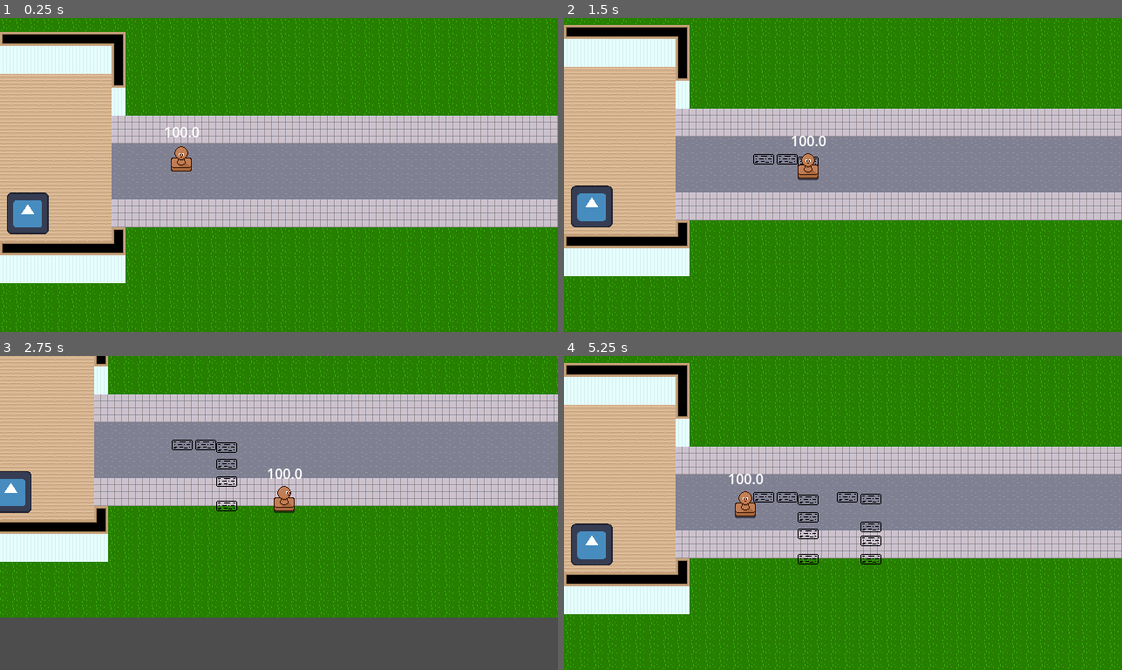
Above: before the commit, frames 1-4 (two rows, left to right).
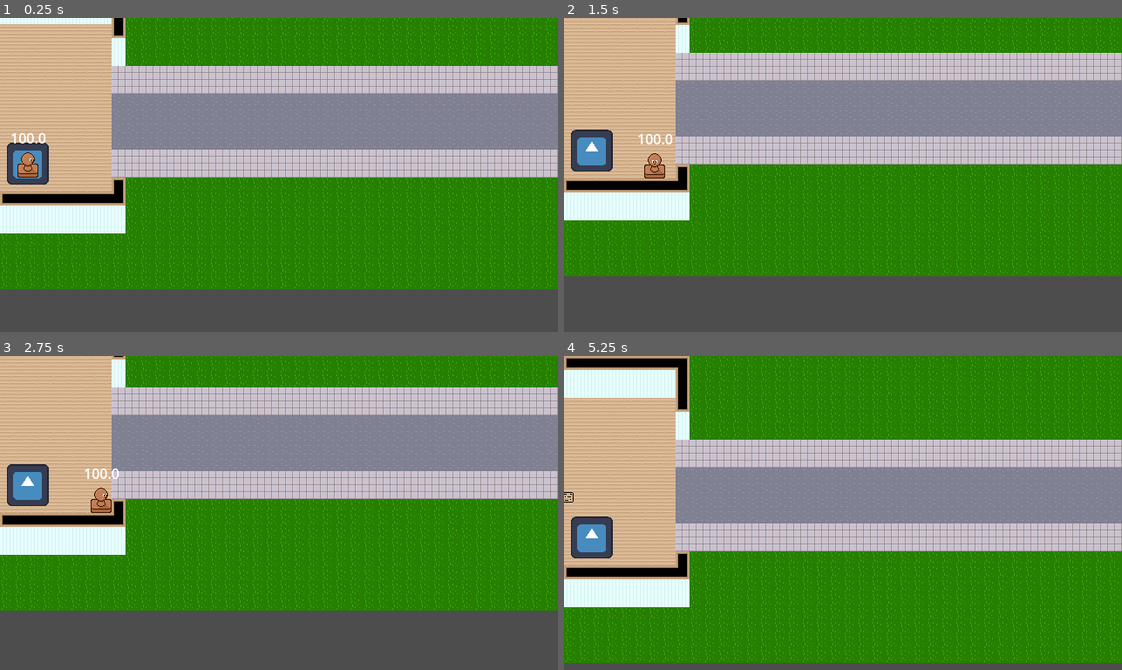
Above: after the commit, the same moments.

Repository: RecruitZer0/carimbo-delivery
Game: Godot game, scene res://main_scene.tscn
Same seed, same stepped clock (60 frames per second), same inputs: the game is played once before the commit and once after it. The engine's default icon, where the game draws it, is replaced by a stand-in: a white triangle on a blue panel in a dark square.
Inputs:
- Up to frame 1 (0.25 s): no input
- Up to frame 2 (1.5 s): hold D (move_right) 0.53-1.28 s; hold Z 0.53-1.28 s; hold S (move_down) from 1.28 s (still down); tap Z at 1.35 s
- Up to frame 3 (2.75 s): release S (move_down) at 2.03 s; hold D (move_right) from 2.03 s (still down); hold Z from 2.03 s (still down)
- Up to frame 4 (5.25 s): release D (move_right) at 2.78 s; release Z at 2.78 s; hold W (move_up) 2.78-3.53 s; tap Z at 2.85, 4.35 s; hold Z 3.53-4.28 s; hold A (move_left) 3.53-5.03 s; hold S (move_down) from 5.03 s (still down); hold Z from 5.03 s (still down)

The runs differ from the first frame. In frame 1, 69% of the frame differs, in the area x 0-100%, y 0-100%; in frame 2, 71%; in frame 3, 22%; in frame 4, 22%.
Error after the commit: Cannot call method 'get_custom_data' on a null value. (res://classes/ground_tilemap/ground_tilemap.gd:16)

Commit message:
Changed AnimatedSprite2D to Sprite2D

Diff:
--- a/main_scene.tscn
+++ b/main_scene.tscn
@@ -28,6 +28,6 @@
 position = Vector2(32, 224)
 
 [node name="Player" parent="TutorialWorld" unique_id=943591124 instance=ExtResource("1_0f027")]
-position = Vector2(208, 176)
+position = Vector2(32, 240)
 
 [node name="GameCamera" parent="TutorialWorld" unique_id=543462577 instance=ExtResource("2_2c62f")]
--- a/packed_scenes/player/player.gd
+++ b/packed_scenes/player/player.gd
@@ -1,6 +1,6 @@
 class_name Player extends CharacterBody2D
 
-@onready var sprite: AnimatedSprite2D = $Sprite
+@onready var sprite: Sprite2D = $Sprite
 @onready var collision: CollisionShape2D = $Collision
 @onready var animation_player: AnimationPlayer = $AnimationPlayer
 @onready var animation_tree: AnimationTree = $AnimationTree
@@ -9,6 +9,7 @@
 
 var should_spend_ink: bool = true
 var should_create_stamp: bool = true
+var ink_cooldown: float = 0.0
 
 @export var ink_amount: float = 100.0 :
 	set(value):
@@ -25,6 +26,7 @@
 
 
 func _physics_process(delta: float) -> void:
+	ink_cooldown = move_toward(ink_cooldown, 0, delta)
 	velocity = input.dir_input.normalized() * MOVE_SPEED * speed_multiplier
 	var collided := move_and_slide()
 	_post_move(delta, collided)
@@ -39,8 +41,9 @@
 		if should_create_stamp and ink_amount > 0:
 			create_stamp()
 			ink_amount -= stamp_cost()
-		elif sprite.frame == 1:
+		elif sprite.frame == 1 and ink_cooldown == 0:
 			ink_amount -= stamp_cost()
+			ink_cooldown = 0.4
 
 
 func create_stamp() -> Stamp:
--- a/packed_scenes/player/player.tscn
+++ b/packed_scenes/player/player.tscn
@@ -2,6 +2,7 @@
 
 [ext_resource type="Script" uid="uid://ccms67legswuh" path="res://packed_scenes/player/player.gd" id="1_ng3pv"]
 [ext_resource type="Texture2D" uid="uid://dv2f6evd2rayg" path="res://assets/textures/player/player_idle_down.png" id="2_3b6bc"]
+[ext_resource type="Texture2D" uid="uid://dyvrfl4ihge37" path="res://assets/textures/player/player_placeholder.png" id="2_cdux4"]
 [ext_resource type="Script" uid="uid://v7ylhw6uegok" path="res://packed_scenes/player/player_input.gd" id="3_3b6bc"]
 [ext_resource type="Texture2D" uid="uid://civx6dfuqmtd1" path="res://assets/textures/player/player_idle_left.png" id="3_cdux4"]
 [ext_resource type="Texture2D" uid="uid://h1obloefhcj8" path="res://assets/textures/player/player_idle_right.png" id="4_lhdfv"]
@@ -12,272 +13,172 @@
 [ext_resource type="Texture2D" uid="uid://ctowblc3iva6r" path="res://assets/textures/player/player_move_up.png" id="7_q5h7c"]
 [ext_resource type="Texture2D" uid="uid://4mcedqaq2lok" path="res://assets/textures/player/player_move_right.png" id="8_t7t0n"]
 
-[sub_resource type="AtlasTexture" id="AtlasTexture_p7g31"]
-atlas = ExtResource("2_3b6bc")
-region = Rect2(0, 0, 32, 32)
-
-[sub_resource type="AtlasTexture" id="AtlasTexture_cdux4"]
-atlas = ExtResource("2_3b6bc")
-region = Rect2(0, 32, 32, 32)
-
-[sub_resource type="AtlasTexture" id="AtlasTexture_lhdfv"]
-atlas = ExtResource("2_3b6bc")
-region = Rect2(0, 64, 32, 32)
-
-[sub_resource type="AtlasTexture" id="AtlasTexture_px8a8"]
-atlas = ExtResource("3_cdux4")
-region = Rect2(0, 0, 32, 32)
-
-[sub_resource type="AtlasTexture" id="AtlasTexture_kub6y"]
-atlas = ExtResource("3_cdux4")
-region = Rect2(0, 32, 32, 32)
-
-[sub_resource type="AtlasTexture" id="AtlasTexture_q5h7c"]
-atlas = ExtResource("3_cdux4")
-region = Rect2(0, 64, 32, 32)
-
-[sub_resource type="AtlasTexture" id="AtlasTexture_fl6r4"]
-atlas = ExtResource("4_lhdfv")
-region = Rect2(0, 0, 32, 32)
-
-[sub_resource type="AtlasTexture" id="AtlasTexture_8uxr4"]
-atlas = ExtResource("4_lhdfv")
-region = Rect2(0, 32, 32, 32)
-
-[sub_resource type="AtlasTexture" id="AtlasTexture_t7t0n"]
-atlas = ExtResource("4_lhdfv")
-region = Rect2(0, 64, 32, 32)
-
-[sub_resource type="AtlasTexture" id="AtlasTexture_b531a"]
-atlas = ExtResource("6_kub6y")
-region = Rect2(0, 0, 32, 32)
-
-[sub_resource type="AtlasTexture" id="AtlasTexture_knkdc"]
-atlas = ExtResource("6_kub6y")
-region = Rect2(0, 32, 32, 32)
-
-[sub_resource type="AtlasTexture" id="AtlasTexture_nuski"]
-atlas = ExtResource("6_kub6y")
-region = Rect2(0, 64, 32, 32)
-
-[sub_resource type="AtlasTexture" id="AtlasTexture_ifsdh"]
-atlas = ExtResource("7_8uxr4")
-region = Rect2(0, 0, 32, 32)
-
-[sub_resource type="AtlasTexture" id="AtlasTexture_d0s71"]
-atlas = ExtResource("7_8uxr4")
-region = Rect2(0, 32, 32, 32)
-
-[sub_resource type="AtlasTexture" id="AtlasTexture_kv1tn"]
-atlas = ExtResource("7_8uxr4")
-region = Rect2(0, 64, 32, 32)
-
-[sub_resource type="AtlasTexture" id="AtlasTexture_qlvvl"]
-atlas = ExtResource("8_t7t0n")
-region = Rect2(0, 0, 32, 32)
-
-[sub_resource type="AtlasTexture" id="AtlasTexture_frgcn"]
-atlas = ExtResource("8_t7t0n")
-region = Rect2(0, 32, 32, 32)
-
-[sub_resource type="AtlasTexture" id="AtlasTexture_h4q70"]
-atlas = ExtResource("8_t7t0n")
-region = Rect2(0, 64, 32, 32)
-
-[sub_resource type="AtlasTexture" id="AtlasTexture_ag5lb"]
-atlas = ExtResource("7_q5h7c")
-region = Rect2(0, 0, 32, 32)
-
-[sub_resource type="AtlasTexture" id="AtlasTexture_ncnen"]
-atlas = ExtResource("7_q5h7c")
-region = Rect2(0, 32, 32, 32)
-
-[sub_resource type="AtlasTexture" id="AtlasTexture_fod6f"]
-atlas = ExtResource("7_q5h7c")
-region = Rect2(0, 64, 32, 32)
-
-[sub_resource type="SpriteFrames" id="SpriteFrames_px8a8"]
-animations = [{
-"frames": [{
-"duration": 5.0,
-"texture": SubResource("AtlasTexture_p7g31")
-}, {
-"duration": 0.2,
-"texture": SubResource("AtlasTexture_cdux4")
-}, {
-"duration": 1.5,
-"texture": SubResource("AtlasTexture_lhdfv")
-}, {
-"duration": 0.2,
-"texture": SubResource("AtlasTexture_cdux4")
-}],
-"loop": true,
-"name": &"idle_down",
-"speed": 1.0
-}, {
-"frames": [{
-"duration": 5.0,
-"texture": SubResource("AtlasTexture_px8a8")
-}, {
-"duration": 0.2,
-"texture": SubResource("AtlasTexture_kub6y")
-}, {
-"duration": 1.5,
-"texture": SubResource("AtlasTexture_q5h7c")
-}, {
-"duration": 0.2,
-"texture": SubResource("AtlasTexture_kub6y")
-}],
-"loop": true,
-"name": &"idle_left",
-"speed": 1.0
-}, {
-"frames": [{
-"duration": 5.0,
-"texture": SubResource("AtlasTexture_fl6r4")
-}, {
-"duration": 0.2,
-"texture": SubResource("AtlasTexture_8uxr4")
-}, {
-"duration": 1.5,
-"texture": SubResource("AtlasTexture_t7t0n")
-}, {
-"duration": 0.2,
-"texture": SubResource("AtlasTexture_8uxr4")
-}],
-"loop": true,
-"name": &"idle_right",
-"speed": 1.0
-}, {
-"frames": [{
-"duration": 1.0,
-"texture": ExtResource("5_lhdfv")
-}],
-"loop": true,
-"name": &"idle_up",
-"speed": 1.0
-}, {
-"frames": [{
-"duration": 1.0,
-"texture": SubResource("AtlasTexture_b531a")
-}, {
-"duration": 1.0,
-"texture": SubResource("AtlasTexture_knkdc")
-}, {
-"duration": 1.0,
-"texture": SubResource("AtlasTexture_nuski")
-}],
-"loop": true,
-"name": &"move_down",
-"speed": 6.0
-}, {
-"frames": [{
-"duration": 1.0,
-"texture": SubResource("AtlasTexture_ifsdh")
-}, {
-"duration": 1.0,
-"texture": SubResource("AtlasTexture_d0s71")
-}, {
-"duration": 1.0,
-"texture": SubResource("AtlasTexture_kv1tn")
-}],
-"loop": true,
-"name": &"move_left",
-"speed": 6.0
-}, {
-"frames": [{
-"duration": 1.0,
-"texture": SubResource("AtlasTexture_qlvvl")
-}, {
-"duration": 1.0,
-"texture": SubResource("AtlasTexture_frgcn")
-}, {
-"duration": 1.0,
-"texture": SubResource("AtlasTexture_h4q70")
-}],
-"loop": true,
-"name": &"move_right",
-"speed": 6.0
-}, {
-"frames": [{
-"duration": 1.0,
-"texture": SubResource("AtlasTexture_ag5lb")
-}, {
-"duration": 1.0,
-"texture": SubResource("AtlasTexture_ncnen")
-}, {
-"duration": 1.0,
-"texture": SubResource("AtlasTexture_fod6f")
-}],
-"loop": true,
-"name": &"move_up",
-"speed": 6.0
-}]
-
 [sub_resource type="RectangleShape2D" id="RectangleShape2D_3b6bc"]
 size = Vector2(24, 16)
 
 [sub_resource type="Animation" id="Animation_3b6bc"]
 length = 0.001
+tracks/0/type = "value"
+tracks/0/imported = false
+tracks/0/enabled = true
+tracks/0/path = NodePath("Sprite:texture")
+tracks/0/interp = 1
+tracks/0/loop_wrap = true
+tracks/0/keys = {
+"times": PackedFloat32Array(0),
+"transitions": PackedFloat32Array(1),
+"update": 1,
+"values": [ExtResource("2_cdux4")]
+}
+tracks/1/type = "value"
+tracks/1/imported = false
+tracks/1/enabled = true
+tracks/1/path = NodePath("Sprite:vframes")
+tracks/1/interp = 1
+tracks/1/loop_wrap = true
+tracks/1/keys = {
+"times": PackedFloat32Array(0),
+"transitions": PackedFloat32Array(1),
+"update": 1,
+"values": [1]
+}
+tracks/2/type = "value"
+tracks/2/imported = false
+tracks/2/enabled = true
+tracks/2/path = NodePath("Sprite:frame")
+tracks/2/interp = 1
+tracks/2/loop_wrap = true
+tracks/2/keys = {
+"times": PackedFloat32Array(0),
+"transitions": PackedFloat32Array(1),
+"update": 1,
+"values": [0]
+}
 
 [sub_resource type="Animation" id="Animation_cdux4"]
-resource_name = "idle"
-length = 0.001
+resource_name = "idle_down"
+length = 6.9
 loop_mode = 1
 step = 0.025
-tracks/0/type = "method"
-tracks/0/imported = false
-tracks/0/enabled = true
-tracks/0/path = NodePath("Sprite")
-tracks/0/interp = 1
-tracks/0/loop_wrap = true
-tracks/0/keys = {
-"times": PackedFloat32Array(0),
-"transitions": PackedFloat32Array(1),
-"values": [{
-"args": [&"idle_down", 1.0, false],
-"method": &"play"
-}]
+tracks/0/type = "value"
+tracks/0/imported = false
+tracks/0/enabled = true
+tracks/0/path = NodePath("Sprite:texture")
+tracks/0/interp = 0
+tracks/0/loop_wrap = true
+tracks/0/keys = {
+"times": PackedFloat32Array(0),
+"transitions": PackedFloat32Array(1),
+"update": 1,
+"values": [ExtResource("2_3b6bc")]
+}
+tracks/1/type = "value"
+tracks/1/imported = false
+tracks/1/enabled = true
+tracks/1/path = NodePath("Sprite:vframes")
+tracks/1/interp = 0
+tracks/1/loop_wrap = true
+tracks/1/keys = {
+"times": PackedFloat32Array(0),
+"transitions": PackedFloat32Array(1),
+"update": 1,
+"values": [3]
+}
+tracks/2/type = "value"
+tracks/2/imported = false
+tracks/2/enabled = true
+tracks/2/path = NodePath("Sprite:frame")
+tracks/2/interp = 0
+tracks/2/loop_wrap = true
+tracks/2/keys = {
+"times": PackedFloat32Array(0, 5, 5.175, 6.6),
+"transitions": PackedFloat32Array(1, 1, 1, 1),
+"update": 1,
+"values": [0, 1, 2, 1]
 }
 
 [sub_resource type="Animation" id="Animation_b531a"]
 resource_name = "idle_left"
-length = 0.001
+length = 6.9
 loop_mode = 1
 step = 0.025
-tracks/0/type = "method"
-tracks/0/imported = false
-tracks/0/enabled = true
-tracks/0/path = NodePath("Sprite")
-tracks/0/interp = 1
-tracks/0/loop_wrap = true
-tracks/0/keys = {
-"times": PackedFloat32Array(0),
-"transitions": PackedFloat32Array(1),
-"values": [{
-"args": [&"idle_left", 1.0, false],
-"method": &"play"
-}]
+tracks/0/type = "value"
+tracks/0/imported = false
+tracks/0/enabled = true
+tracks/0/path = NodePath("Sprite:texture")
+tracks/0/interp = 0
+tracks/0/loop_wrap = true
+tracks/0/keys = {
+"times": PackedFloat32Array(0),
+"transitions": PackedFloat32Array(1),
+"update": 1,
+"values": [ExtResource("3_cdux4")]
+}
+tracks/1/type = "value"
+tracks/1/imported = false
+tracks/1/enabled = true
+tracks/1/path = NodePath("Sprite:vframes")
+tracks/1/interp = 0
+tracks/1/loop_wrap = true
+tracks/1/keys = {
+"times": PackedFloat32Array(0),
+"transitions": PackedFloat32Array(1),
+"update": 1,
+"values": [3]
+}
+tracks/2/type = "value"
+tracks/2/imported = false
+tracks/2/enabled = true
+tracks/2/path = NodePath("Sprite:frame")
+tracks/2/interp = 0
+tracks/2/loop_wrap = true
+tracks/2/keys = {
+"times": PackedFloat32Array(0, 5, 5.175, 6.6),
+"transitions": PackedFloat32Array(1, 1, 1, 1),
+"update": 1,
+"values": [0, 1, 2, 1]
 }
 
 [sub_resource type="Animation" id="Animation_knkdc"]
 resource_name = "idle_right"
-length = 0.001
+length = 6.9
 loop_mode = 1
 step = 0.025
-tracks/0/type = "method"
-tracks/0/imported = false
-tracks/0/enabled = true
-tracks/0/path = NodePath("Sprite")
-tracks/0/interp = 1
-tracks/0/loop_wrap = true
-tracks/0/keys = {
-"times": PackedFloat32Array(0),
-"transitions": PackedFloat32Array(1),
-"values": [{
-"args": [&"idle_right", 1.0, false],
-"method": &"play"
-}]
+tracks/0/type = "value"
+tracks/0/imported = false
+tracks/0/enabled = true
+tracks/0/path = NodePath("Sprite:texture")
+tracks/0/interp = 0
+tracks/0/loop_wrap = true
+tracks/0/keys = {
+"times": PackedFloat32Array(0),
+"transitions": PackedFloat32Array(1),
+"update": 1,
+"values": [ExtResource("4_lhdfv")]
+}
+tracks/1/type = "value"
+tracks/1/imported = false
+tracks/1/enabled = true
+tracks/1/path = NodePath("Sprite:vframes")
+tracks/1/interp = 0
+tracks/1/loop_wrap = true
+tracks/1/keys = {
+"times": PackedFloat32Array(0),
+"transitions": PackedFloat32Array(1),
+"update": 1,
+"values": [3]
+}
+tracks/2/type = "value"
+tracks/2/imported = false
+tracks/2/enabled = true
+tracks/2/path = NodePath("Sprite:frame")
+tracks/2/interp = 0
+tracks/2/loop_wrap = true
+tracks/2/keys = {
+"times": PackedFloat32Array(0, 5, 5.175, 6.6),
+"transitions": PackedFloat32Array(1, 1, 1, 1),
+"update": 1,
+"values": [0, 1, 2, 1]
 }
 
 [sub_resource type="Animation" id="Animation_lhdfv"]
@@ -285,99 +186,209 @@
 length = 0.001
 loop_mode = 1
 step = 0.025
-tracks/0/type = "method"
-tracks/0/imported = false
-tracks/0/enabled = true
-tracks/0/path = NodePath("Sprite")
-tracks/0/interp = 1
-tracks/0/loop_wrap = true
-tracks/0/keys = {
-"times": PackedFloat32Array(0),
-"transitions": PackedFloat32Array(1),
-"values": [{
-"args": [&"idle_up", 1.0, false],
-"method": &"play"
-}]
+tracks/0/type = "value"
+tracks/0/imported = false
+tracks/0/enabled = true
+tracks/0/path = NodePath("Sprite:texture")
+tracks/0/interp = 0
+tracks/0/loop_wrap = true
+tracks/0/keys = {
+"times": PackedFloat32Array(0),
+"transitions": PackedFloat32Array(1),
+"update": 1,
+"values": [ExtResource("5_lhdfv")]
+}
+tracks/1/type = "value"
+tracks/1/imported = false
+tracks/1/enabled = true
+tracks/1/path = NodePath("Sprite:vframes")
+tracks/1/interp = 0
+tracks/1/loop_wrap = true
+tracks/1/keys = {
+"times": PackedFloat32Array(0),
+"transitions": PackedFloat32Array(1),
+"update": 1,
+"values": [1]
+}
+tracks/2/type = "value"
+tracks/2/imported = false
+tracks/2/enabled = true
+tracks/2/path = NodePath("Sprite:frame")
+tracks/2/interp = 0
+tracks/2/loop_wrap = true
+tracks/2/keys = {
+"times": PackedFloat32Array(0),
+"transitions": PackedFloat32Array(1),
+"update": 1,
+"values": [0]
 }
 
 [sub_resource type="Animation" id="Animation_ag5lb"]
 resource_name = "move_down"
-length = 0.001
-loop_mode = 1
-step = 0.025
-tracks/0/type = "method"
-tracks/0/imported = false
-tracks/0/enabled = true
-tracks/0/path = NodePath("Sprite")
-tracks/0/interp = 1
-tracks/0/loop_wrap = true
-tracks/0/keys = {
-"times": PackedFloat32Array(0),
-"transitions": PackedFloat32Array(1),
-"values": [{
-"args": [&"move_down", 1.0, false],
-"method": &"play"
-}]
+length = 0.5000167
+loop_mode = 1
+step = 0.16666667
+tracks/0/type = "value"
+tracks/0/imported = false
+tracks/0/enabled = true
+tracks/0/path = NodePath("Sprite:texture")
+tracks/0/interp = 0
+tracks/0/loop_wrap = true
+tracks/0/keys = {
+"times": PackedFloat32Array(0),
+"transitions": PackedFloat32Array(1),
+"update": 1,
+"values": [ExtResource("6_kub6y")]
+}
+tracks/1/type = "value"
+tracks/1/imported = false
+tracks/1/enabled = true
+tracks/1/path = NodePath("Sprite:vframes")
+tracks/1/interp = 0
+tracks/1/loop_wrap = true
+tracks/1/keys = {
+"times": PackedFloat32Array(0),
+"transitions": PackedFloat32Array(1),
+"update": 1,
+"values": [3]
+}
+tracks/2/type = "value"
+tracks/2/imported = false
+tracks/2/enabled = true
+tracks/2/path = NodePath("Sprite:frame")
+tracks/2/interp = 0
+tracks/2/loop_wrap = true
+tracks/2/keys = {
+"times": PackedFloat32Array(0, 0.16666667, 0.33333334),
+"transitions": PackedFloat32Array(1, 1, 1),
+"update": 1,
+"values": [0, 1, 2]
 }
 
 [sub_resource type="Animation" id="Animation_8uxr4"]
 resource_name = "move_left"
-length = 0.001
-loop_mode = 1
-step = 0.025
-tracks/0/type = "method"
-tracks/0/imported = false
-tracks/0/enabled = true
-tracks/0/path = NodePath("Sprite")
-tracks/0/interp = 1
-tracks/0/loop_wrap = true
-tracks/0/keys = {
-"times": PackedFloat32Array(0),
-"transitions": PackedFloat32Array(1),
-"values": [{
-"args": [&"move_left", 1.0, false],
-"method": &"play"
-}]
+length = 0.5000167
+loop_mode = 1
+step = 0.16666667
+tracks/0/type = "value"
+tracks/0/imported = false
+tracks/0/enabled = true
+tracks/0/path = NodePath("Sprite:texture")
+tracks/0/interp = 0
+tracks/0/loop_wrap = true
+tracks/0/keys = {
+"times": PackedFloat32Array(0),
+"transitions": PackedFloat32Array(1),
+"update": 1,
+"values": [ExtResource("7_8uxr4")]
+}
+tracks/1/type = "value"
+tracks/1/imported = false
+tracks/1/enabled = true
+tracks/1/path = NodePath("Sprite:vframes")
+tracks/1/interp = 0
+tracks/1/loop_wrap = true
+tracks/1/keys = {
+"times": PackedFloat32Array(0),
+"transitions": PackedFloat32Array(1),
+"update": 1,
+"values": [3]
+}
+tracks/2/type = "value"
+tracks/2/imported = false
+tracks/2/enabled = true
+tracks/2/path = NodePath("Sprite:frame")
+tracks/2/interp = 0
+tracks/2/loop_wrap = true
+tracks/2/keys = {
+"times": PackedFloat32Array(0, 0.16666667, 0.33333334),
+"transitions": PackedFloat32Array(1, 1, 1),
+"update": 1,
+"values": [0, 1, 2]
 }
 
 [sub_resource type="Animation" id="Animation_t7t0n"]
 resource_name = "move_right"
-length = 0.001
-loop_mode = 1
-step = 0.025
-tracks/0/type = "method"
-tracks/0/imported = false
-tracks/0/enabled = true
-tracks/0/path = NodePath("Sprite")
-tracks/0/interp = 1
-tracks/0/loop_wrap = true
-tracks/0/keys = {
-"times": PackedFloat32Array(0),
-"transitions": PackedFloat32Array(1),
-"values": [{
-"args": [&"move_right", 1.0, false],
-"method": &"play"
-}]
+length = 0.5000167
+loop_mode = 1
+step = 0.16666667
+tracks/0/type = "value"
+tracks/0/imported = false
+tracks/0/enabled = true
+tracks/0/path = NodePath("Sprite:texture")
+tracks/0/interp = 0
+tracks/0/loop_wrap = true
+tracks/0/keys = {
+"times": PackedFloat32Array(0),
+"transitions": PackedFloat32Array(1),
+"update": 1,
+"values": [ExtResource("8_t7t0n")]
+}
+tracks/1/type = "value"
+tracks/1/imported = false
+tracks/1/enabled = true
+tracks/1/path = NodePath("Sprite:vframes")
+tracks/1/interp = 0
+tracks/1/loop_wrap = true
+tracks/1/keys = {
+"times": PackedFloat32Array(0),
+"transitions": PackedFloat32Array(1),
+"update": 1,
+"values": [3]
+}
+tracks/2/type = "value"
+tracks/2/imported = false
+tracks/2/enabled = true
+tracks/2/path = NodePath("Sprite:frame")
+tracks/2/interp = 0
+tracks/2/loop_wrap = true
+tracks/2/keys = {
+"times": PackedFloat32Array(0, 0.16666667, 0.33333334),
+"transitions": PackedFloat32Array(1, 1, 1),
+"update": 1,
+"values": [0, 1, 2]
 }
 
 [sub_resource type="Animation" id="Animation_q5h7c"]
 resource_name = "move_up"
-length = 0.001
-loop_mode = 1
-step = 0.025
-tracks/0/type = "method"
-tracks/0/imported = false
-tracks/0/enabled = true
-tracks/0/path = NodePath("Sprite")
-tracks/0/interp = 1
-tracks/0/loop_wrap = true
-tracks/0/keys = {
-"times": PackedFloat32Array(0),
-"transitions": PackedFloat32Array(1),
-"values": [{
-"args": [&"move_up", 1.0, false],
-"method": &"play"
-}]
+length = 0.5000167
+loop_mode = 1
+step = 0.16666667
+tracks/0/type = "value"
+tracks/0/imported = false
+tracks/0/enabled = true
+tracks/0/path = NodePath("Sprite:texture")
+tracks/0/interp = 0
+tracks/0/loop_wrap = true
+tracks/0/keys = {
+"times": PackedFloat32Array(0),
+"transitions": PackedFloat32Array(1),
+"update": 1,
+"values": [ExtResource("7_q5h7c")]
+}
+tracks/1/type = "value"
+tracks/1/imported = false
+tracks/1/enabled = true
+tracks/1/path = NodePath("Sprite:vframes")
+tracks/1/interp = 0
+tracks/1/loop_wrap = true
+tracks/1/keys = {
+"times": PackedFloat32Array(0),
+"transitions": PackedFloat32Array(1),
+"update": 1,
+"values": [3]
+}
+tracks/2/type = "value"
+tracks/2/imported = false
+tracks/2/enabled = true
+tracks/2/path = NodePath("Sprite:frame")
+tracks/2/interp = 0
+tracks/2/loop_wrap = true
+tracks/2/keys = {
+"times": PackedFloat32Array(0, 0.16666667, 0.33333334),
+"transitions": PackedFloat32Array(1, 1, 1),
+"update": 1,
+"values": [0, 1, 2]
 }
 
 [sub_resource type="AnimationLibrary" id="AnimationLibrary_cdux4"]
@@ -414,7 +425,7 @@
 blend_point_2/node = SubResource("AnimationNodeAnimation_ncnen")
 blend_point_2/pos = Vector2(-1, 0)
 blend_point_3/node = SubResource("AnimationNodeAnimation_px8a8")
-blend_point_3/pos = Vector2(0, 1.01)
+blend_point_3/pos = Vector2(0, 1)
 triangles = PackedInt32Array(0, 1, 2, 1, 2, 3)
 blend_mode = 2
 
@@ -432,7 +443,7 @@
 
 [sub_resource type="AnimationNodeBlendSpace2D" id="AnimationNodeBlendSpace2D_ifsdh"]
 blend_point_0/node = SubResource("AnimationNodeAnimation_fod6f")
-blend_point_0/pos = Vector2(0, 1)
+blend_point_0/pos = Vector2(0, 1.01)
 blend_point_1/node = SubResource("AnimationNodeAnimation_ifsdh")
 blend_point_1/pos = Vector2(0, -1.01)
 blend_point_2/node = SubResource("AnimationNodeAnimation_d0s71")
@@ -446,8 +457,10 @@
 advance_mode = 2
 
 [sub_resource type="AnimationNodeStateMachineTransition" id="AnimationNodeStateMachineTransition_fl6r4"]
+break_loop_at_end = true
+switch_mode = 2
 advance_mode = 2
-advance_expression = "not velocity and animation_tree.move_looped"
+advance_expression = "not velocity"
 
 [sub_resource type="AnimationNodeStateMachineTransition" id="AnimationNodeStateMachineTransition_qlvvl"]
 advance_mode = 2
@@ -469,6 +482,7 @@
 @onready var player: Player = get_owner()
 
 func _process(_delta: float) -> void:
+	get_window().mode = Window.MODE_FULLSCREEN
 	text = str(player.ink_amount)
 	if Input.is_key_pressed(KEY_Z):
 		player.ink_amount = 100
@@ -481,10 +495,8 @@
 collision_mask = 13
 script = ExtResource("1_ng3pv")
 
-[node name="Sprite" type="AnimatedSprite2D" parent="." unique_id=88615593]
-sprite_frames = SubResource("SpriteFrames_px8a8")
-animation = &"move_up"
-autoplay = "idle_down"
+[node name="Sprite" type="Sprite2D" parent="." unique_id=1894827749]
+texture = ExtResource("2_cdux4")
 offset = Vector2(0, -16)
 
 [node name="Collision" type="CollisionShape2D" parent="." unique_id=1496252535]
@@ -498,7 +510,7 @@
 tree_root = SubResource("AnimationNodeStateMachine_wxpuf")
 advance_expression_base_node = NodePath("..")
 anim_player = NodePath("../AnimationPlayer")
-parameters/idle/blend_position = Vector2(0.0008237362, 0.07777786)
+parameters/idle/blend_position = Vector2(0, 0)
 parameters/move/blend_position = Vector2(0, 0)
 script = ExtResource("6_px8a8")
 
@@ -516,6 +528,3 @@
 horizontal_alignment = 1
 vertical_alignment = 2
 script = SubResource("GDScript_3b6bc")
-
-[connection signal="animation_changed" from="Sprite" to="AnimationTree" method="_sprite_animation_started"]
-[connection signal="frame_changed" from="Sprite" to="AnimationTree" method="_sprite_frame_changed"]
--- a/packed_scenes/player/player_animation_tree.gd
+++ b/packed_scenes/player/player_animation_tree.gd
@@ -7,15 +7,3 @@
 	if player.input.dir_input:
 		set("parameters/idle/blend_position", player.input.dir_input)
 		set("parameters/move/blend_position", player.input.dir_input)
-
-
-func _sprite_animation_started() -> void:
-	if not player: return
-	if player.sprite.animation.begins_with("move_"):
-		move_looped = false
-
-func _sprite_frame_changed() -> void:
-	if not player: return
-	if player.sprite.animation.begins_with("move_"):
-		if player.sprite.frame == 2:
-			move_looped = true
